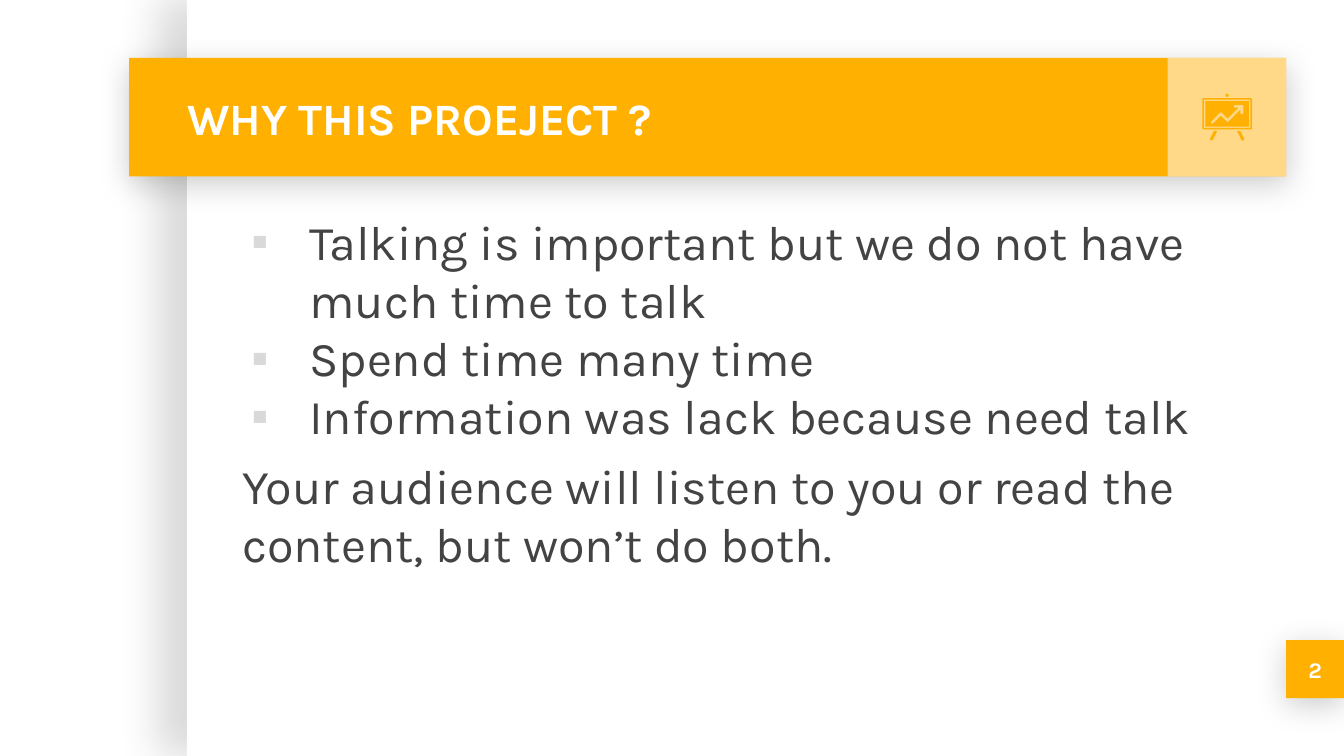
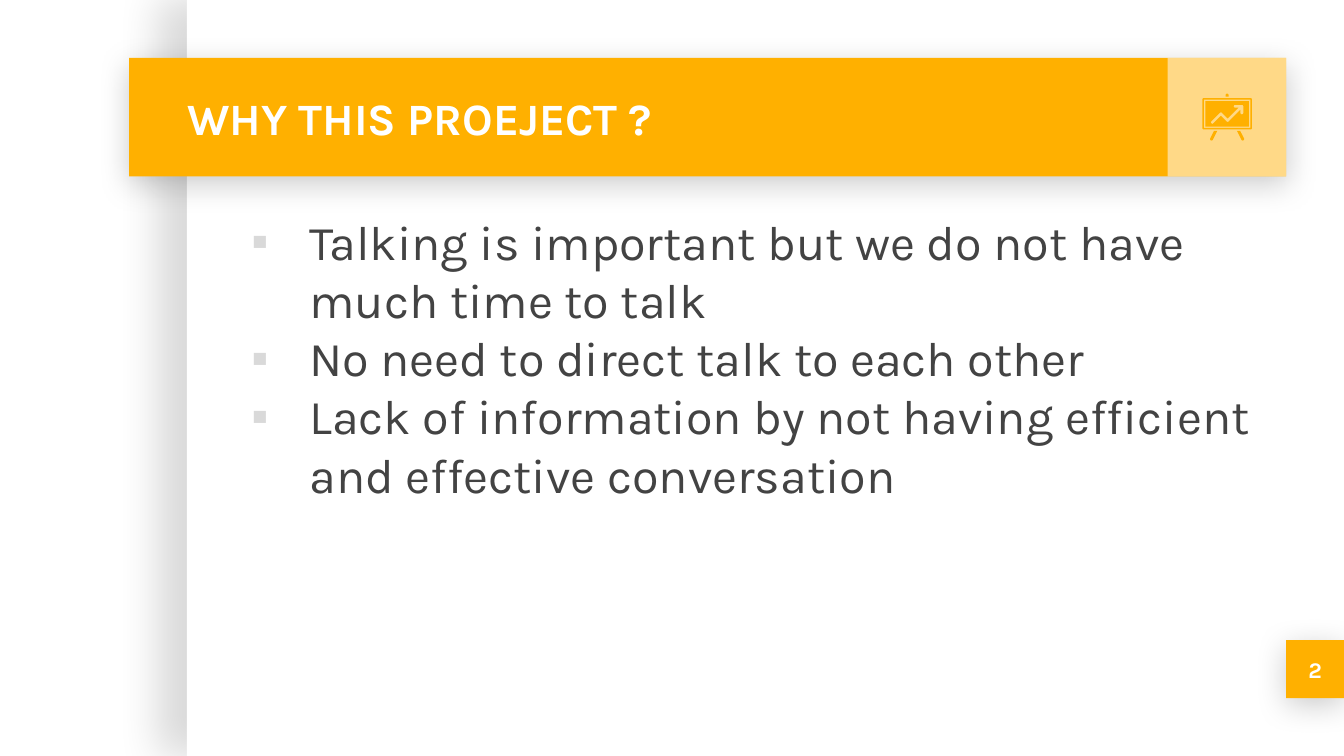
Before and after one commit to iphearum/G1ChatApp, a slide deck: slide 4 of ChatApp.pptx (slide 3 before the commit). Drawn at 1344x756 pixels with LibreOffice and Linux fonts; fonts in the diff are those of the drawing; background and template pictures are left out. Boxes give left, top, right and bottom in pixels: in the first picture for what was removed or moved away, otherwise in the second. Text is boxed around its words. In the diff, an @@ line names an element or a change of style, - is before the commit and + after.

```diff
--- a/ChatApp.pptx
+++ b/ChatApp.pptx
@@ text at [309, 342, 1250, 494]: text changed @@
-▪ Spend time many time
-▪ Information was lack because need talk
-Your audience will listen to you or read the content, but won’t do both.
+▪ No need to direct talk to each other
+▪ Lack of information by not having efficient and effective conversation
```
Also in this commit, not shown: 3 other slides changed, 5 slides added, 8 slides removed, 31 other files.
